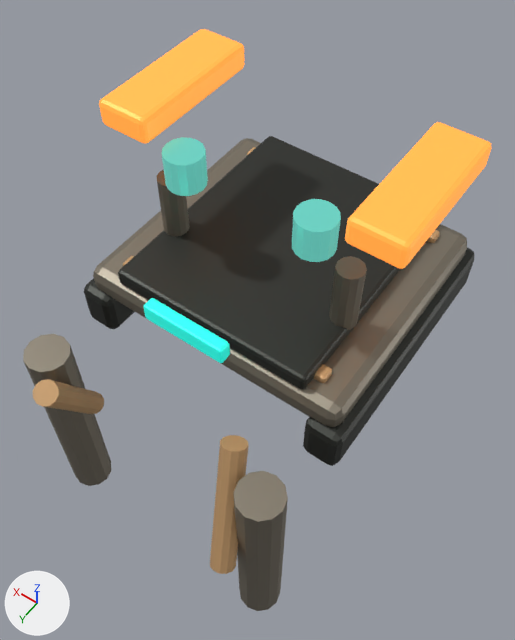
A saved change to the Blender file assets/models/source/buildings/factions/drift_repair.blend.
Rendered twice from a 50 mm camera at (-1.42, 2.24, 3.22) aimed at (-0.02, 0.28, 0.14). The lights are fixed; the arrows at lower left show +X, +Y and +Z. The older version comes first.

Objects in the first picture: 'Articulated service arm', 'Articulated service arm.001', 'Bolt-on edge rail', 'Bolt-on edge rail.001', 'Hydraulic lift claw', 'Hydraulic lift claw.001', 'Lift ram', 'Lift ram.001', 'Modular pallet deck', 'Open drive-through service pad', 'Replaceable skid rail', 'Replaceable skid rail.001', 'Swing-arm repair gantry', 'Swing-arm repair gantry.001', 'TeamColor', 'Welding torch head', 'Welding torch head.001'.
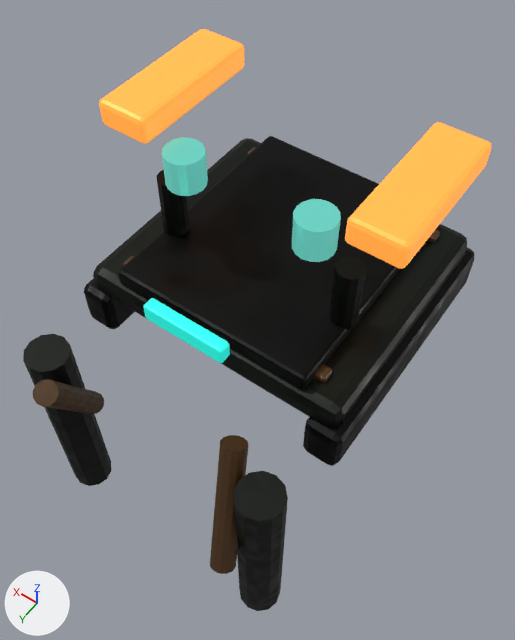
Where the change shows, as pixel boxes (x1, y1, x2, y2) in the pictures (515 x 640 px):
'Open drive-through service pad', surface changed (darker): (118, 136, 400, 390) in both
'Modular pallet deck', surface changed: (93, 138, 467, 427) in both
'Swing-arm repair gantry', surface changed (grey to black): (233, 471, 288, 611) in both
'Replaceable skid rail', surface changed: (303, 248, 475, 466) in both
'Swing-arm repair gantry.001', surface changed (grey to black): (23, 334, 111, 486) in both
'Articulated service arm', surface changed (darker): (210, 435, 248, 574) in both
'Lift ram', surface changed (darker): (329, 256, 367, 330) in both
'Articulated service arm.001', surface changed (darker): (33, 379, 104, 414) in both
'Replaceable skid rail.001', surface changed (darker): (84, 278, 135, 329) in both
'Lift ram.001', surface changed (darker): (156, 170, 189, 237) in both
'Bolt-on edge rail.001', surface changed: (123, 256, 332, 383) in both
'Bolt-on edge rail', surface changed: (247, 147, 440, 243) in both

Diff of the bpy script that builds the scene:
```diff
--- a/assets/models/source/buildings/factions/drift_repair.blend.py
+++ b/assets/models/source/buildings/factions/drift_repair.blend.py
@@ mat_drift___dark_006 @@
 mat_drift___dark_006 = bpy.data.materials.new('Drift / dark.006')
-# nodes: BsdfPrincipled, OutputMaterial
-# colours: dark grey #3c3e3a
+# nodes: BsdfPrincipled, NormalMap, OutputMaterial, TexImage x3
+# uses the picture img_factions_drift_dark_graphite_albedo_png
+# uses the picture img_graphite_normal_png
+# uses the picture img_graphite_roughness_png
@@ mat_drift___steel_006 @@
 mat_drift___steel_006 = bpy.data.materials.new('Drift / steel.006')
-# nodes: BsdfPrincipled, OutputMaterial
-# colours: grey #8b8476
+# nodes: BsdfPrincipled, NormalMap, OutputMaterial, TexImage x3
+# uses the picture img_factions_drift_steel_steel_albedo_png
+# uses the picture img_steel_normal_png
+# uses the picture img_steel_roughness_png
@@ mat_drift___light_006 @@
 mat_drift___light_006 = bpy.data.materials.new('Drift / light.006')
-# nodes: BsdfPrincipled, OutputMaterial
-# colours: brown #cea473
+# nodes: BsdfPrincipled, NormalMap, OutputMaterial, TexImage x3
+# uses the picture img_ceramic_normal_png
+# uses the picture img_ceramic_roughness_png
+# uses the picture img_factions_drift_armor_light_ceramic_albedo_png
```
